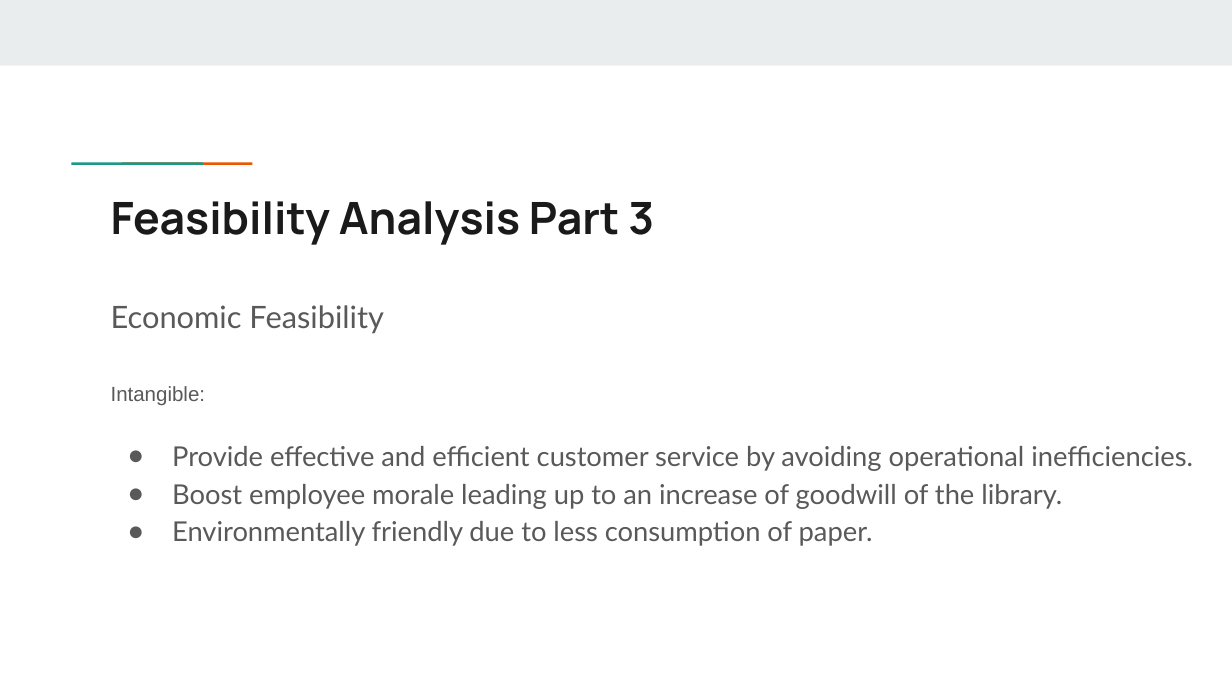
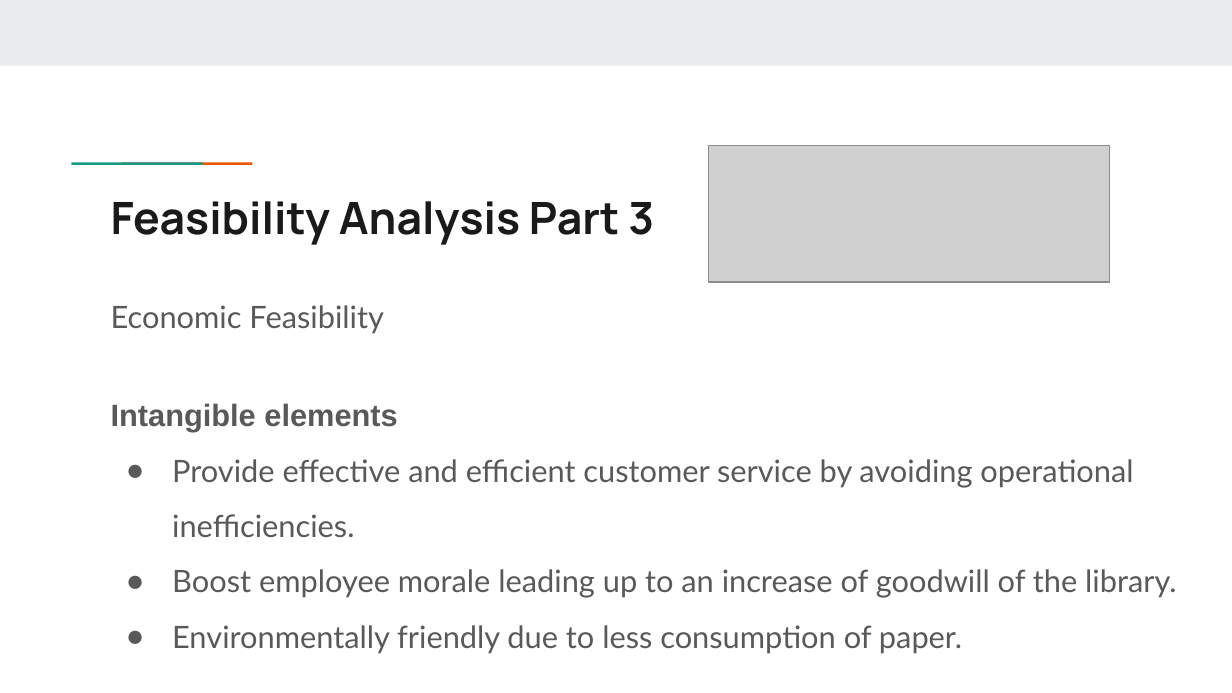
Before and after one commit to N-Roomi/A.O.K.-Laptop-Loan-System-Overhaul, a slide deck: slide 16 of A.O.K. Laptop Overhaul System.pptx. Drawn at 1232x693 pixels with LibreOffice and Linux fonts; fonts in the diff are those of the drawing; grey boxes stand for pictures. Boxes give left, top, right and bottom in pixels: in the first picture for what was removed or moved away, otherwise in the second. Text is boxed around its words. In the diff, an @@ line names an element or a change of style, - is before the commit and + after.

```diff
--- a/A.O.K. Laptop Overhaul System.pptx
+++ b/A.O.K. Laptop Overhaul System.pptx
@@ picture added at (708,145,1110,282) @@
@@ text at (111,403,397,432): text changed; size 12 to 18 pt; bold on @@
-Intangible:
+Intangible elements
@@ text at (172,459,1176,654): size 16 to 18 pt in "Provide effective and efficient customer service by ...", "Boost employee morale leading up to an ...", "Environmentally friendly due to less consumption of ..."; indent changed; line spacing 1.15 to 1.5 @@
```
Also in this commit, not shown: 15 other slides changed, 1 other file.
